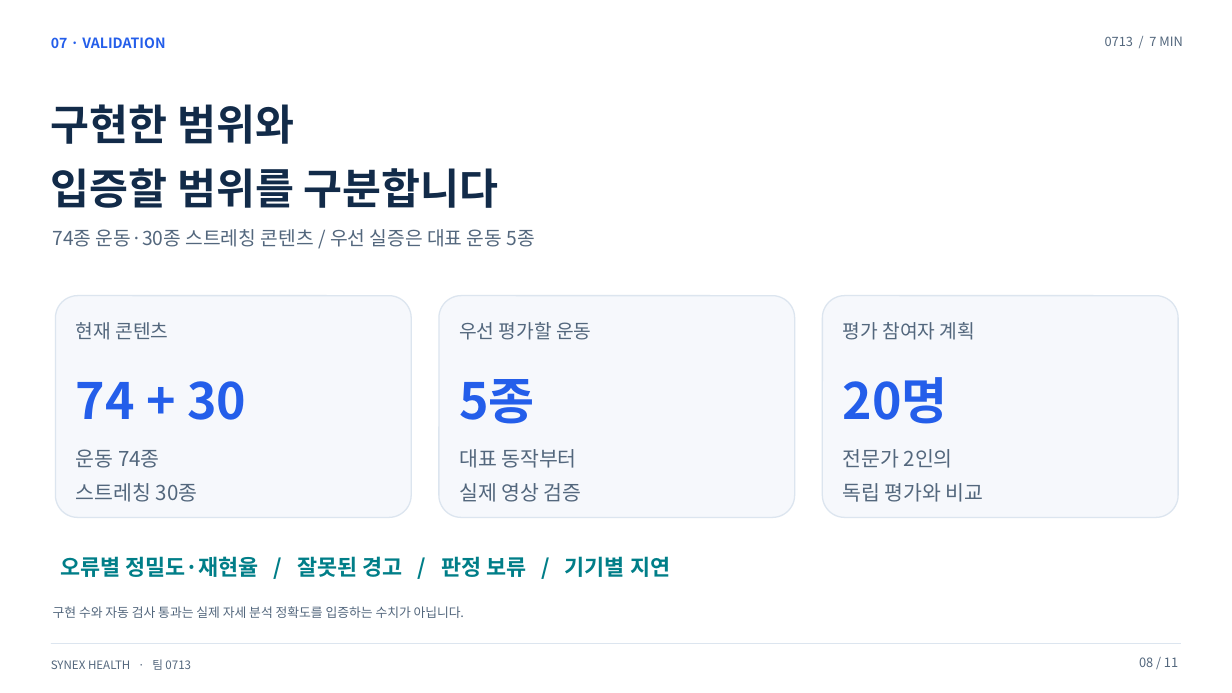
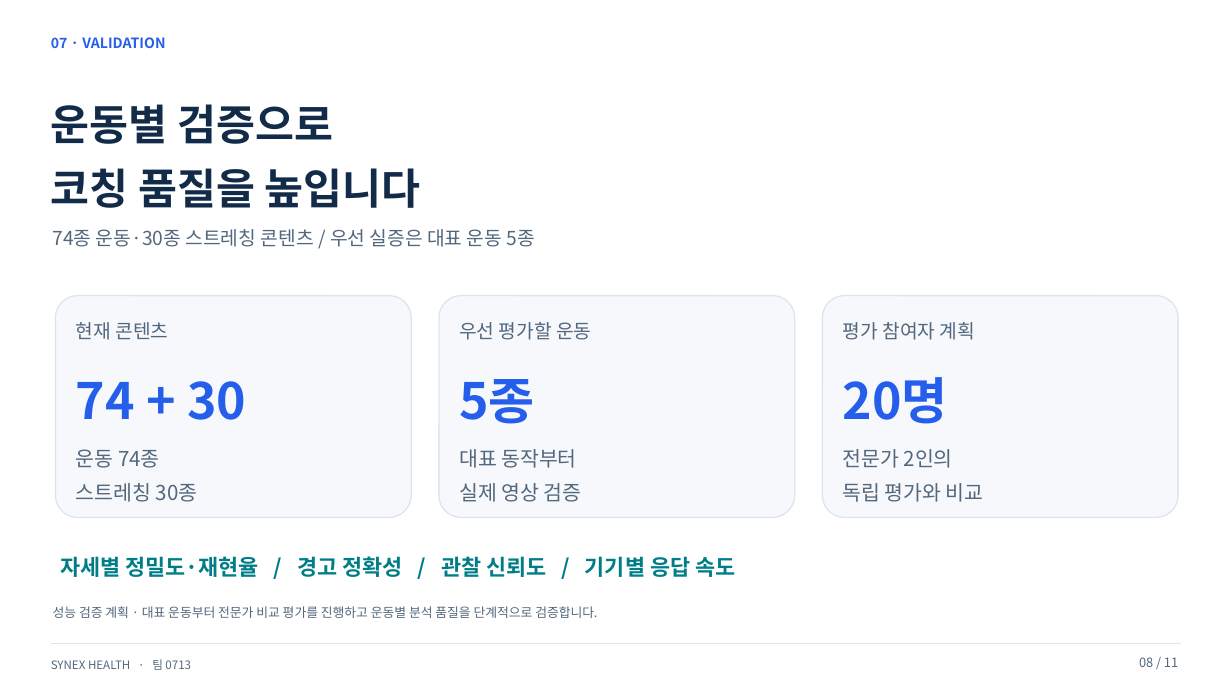
Before and after one commit to hundol047/Synex-Health, a slide deck: slide 8 of docs/pitch-0713/files/Synex_0713_7min.pptx. Drawn at 1232x693 pixels with LibreOffice and Linux fonts; fonts in the diff are those of the drawing. Boxes give left, top, right and bottom in pixels: in the first picture for what was removed or moved away, otherwise in the second. Text is boxed around its words. In the diff, an @@ line names an element or a change of style, - is before the commit and + after.

Commit message:
Polish presentation wording and remove duration badge

```diff
--- a/docs/pitch-0713/files/Synex_0713_7min.pptx
+++ b/docs/pitch-0713/files/Synex_0713_7min.pptx
@@ text removed at box(1105, 36, 1182, 46) @@
-0713 / 7 MIN
@@ text at box(51, 104, 421, 208): text changed @@
-구현한 범위와
-입증할 범위를 구분합니다
+운동별 검증으로
+코칭 품질을 높입니다
@@ text at box(60, 556, 735, 577): text changed @@
-오류별 정밀도·재현율 / 잘못된 경고 / 판정 보류 / 기기별 지연
+자세별 정밀도·재현율 / 경고 정확성 / 관찰 신뢰도 / 기기별 응답 속도
@@ text at box(53, 606, 597, 618): text changed @@
-구현 수와 자동 검사 통과는 실제 자세 분석 정확도를 입증하는 수치가 아닙니다.
+성능 검증 계획 · 대표 운동부터 전문가 비교 평가를 진행하고 운동별 분석 품질을 단계적으로 검증합니다.
```
Also in this commit, not shown: 10 other slides changed, 13 other files.
